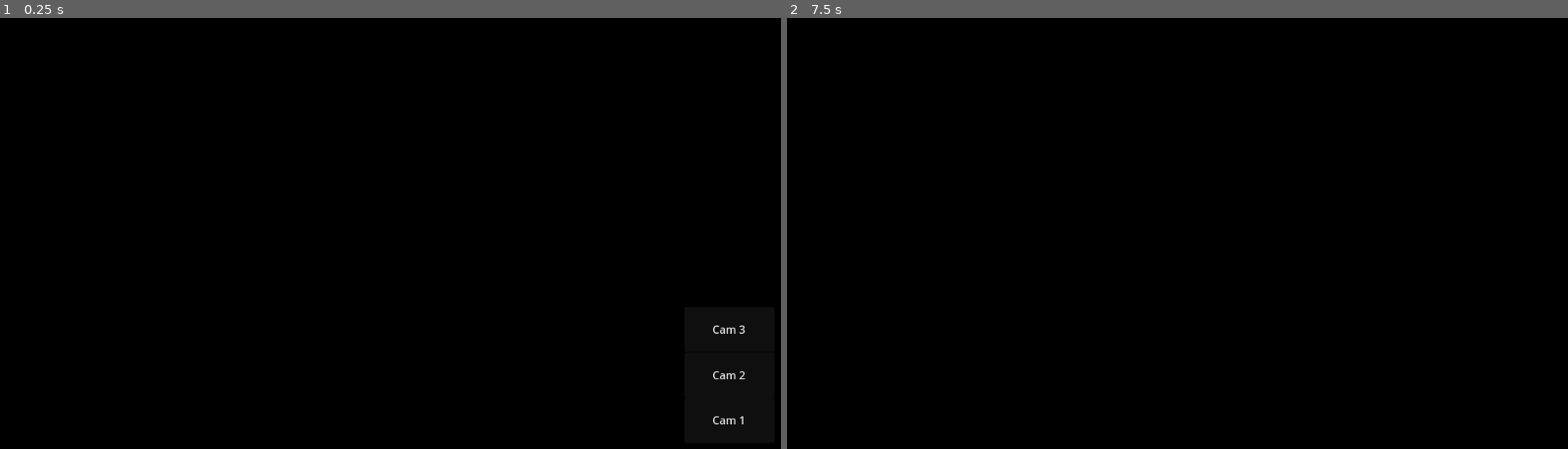
Above: before the commit, frames 1-2 (left to right).
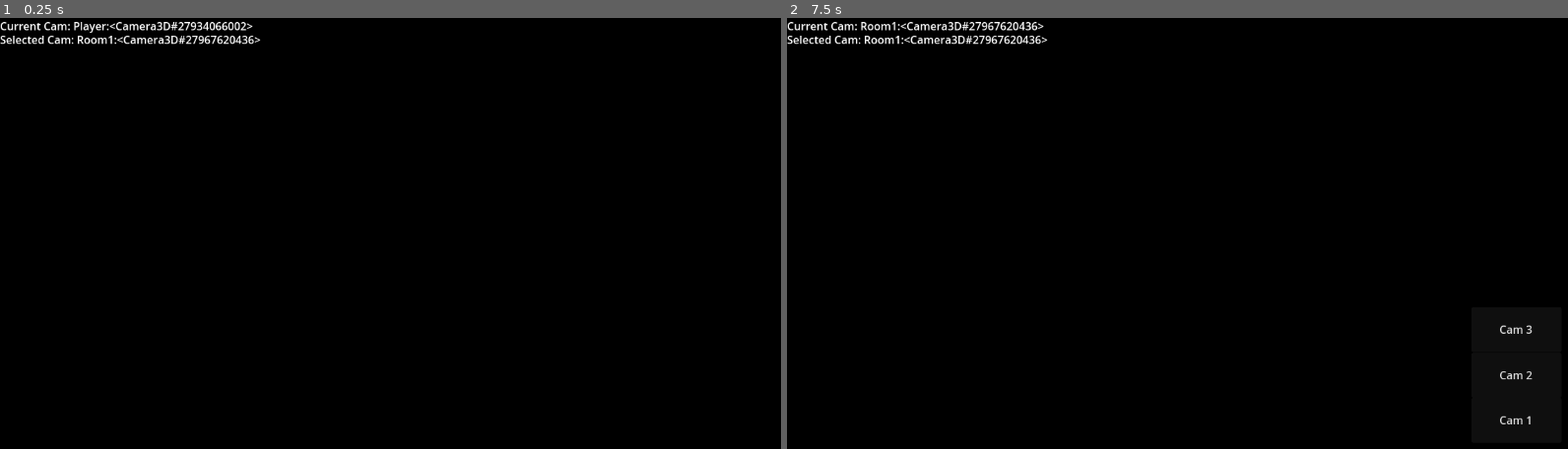
Above: after the commit, the same moments.

Repository: SpookySquid14/camera-system
Game: Godot game, scene res://Scenes/world.tscn
Same seed, same stepped clock (60 frames per second), same inputs: the game is played once before the commit and once after it.
Inputs (mouse positions are in pixels of both pictures, inside the frame that each line leads up to):
- Up to frame 1 (0.25 s): no input
- Up to frame 2 (7.5 s): click (1513, 418) at 0.5 s, where only the run before the commit has a clickable "Cam 1"; click (1513, 375) at 1.25 s, where only the run before the commit has a clickable "Cam 2"; click (1513, 328) at 2 s, where only the run before the commit has a clickable "Cam 3"; click (1513, 418) at 2.75 s, where only the run before the commit has a clickable "Cam 1"; click (1513, 375) at 3.5 s, where only the run before the commit has a clickable "Cam 2"; click (1513, 328) at 4.25 s, where only the run before the commit has a clickable "Cam 3"; click (1513, 418) at 5 s, where only the run before the commit has a clickable "Cam 1"; click (1513, 375) at 5.75 s, where only the run before the commit has a clickable "Cam 2"; click (1513, 328) at 6.5 s, where only the run before the commit has a clickable "Cam 3"; tap Enter at 7.25 s; hold Space (Activate Cameras) from 7.28 s (still down)

The runs differ from the first frame. In frame 1, 0.9% of the frame differs, in the area x 0-96%, y 0-95%; in frame 2, 0.9%.

Commit message:
Created a function for changing the camera

Diff:
--- a/Scenes/world.tscn
+++ b/Scenes/world.tscn
@@ -21,9 +21,10 @@
 albedo_texture = ExtResource("3_fo5ed")
 uv1_triplanar = true
 
-[node name="World" type="Node3D" node_paths=PackedStringArray("current_cam")]
+[node name="World" type="Node3D" node_paths=PackedStringArray("current_cam", "selected_cam")]
 script = ExtResource("4_8j60k")
-current_cam = NodePath("Cameras/Room1")
+current_cam = NodePath("Cameras/Player")
+selected_cam = NodePath("Cameras/Room1")
 
 [node name="Map" type="Node3D" parent="."]
 
@@ -143,6 +144,19 @@
 focus_mode = 0
 text = "Cam 3"
 
+[node name="Debug" type="CanvasLayer" parent="."]
+
+[node name="Current Cam Label" type="Label" parent="Debug"]
+offset_right = 40.0
+offset_bottom = 23.0
+text = "Current Cam: "
+
+[node name="Selected Cam Label" type="Label" parent="Debug"]
+offset_top = 20.0
+offset_right = 104.0
+offset_bottom = 43.0
+text = "Selected Cam: "
+
 [connection signal="pressed" from="CanvasLayer/Button" to="." method="_on_button_pressed"]
 [connection signal="pressed" from="CanvasLayer/Button2" to="." method="_on_button_2_pressed"]
 [connection signal="pressed" from="CanvasLayer/Button3" to="." method="_on_button_3_pressed"]
--- a/Scripts/camera_manager.gd
+++ b/Scripts/camera_manager.gd
@@ -1,9 +1,14 @@
 extends Node3D
 
 var cams = {}
+
 @onready var cameras: Node3D = $Cameras
 @onready var canvas_layer: CanvasLayer = $CanvasLayer
+@onready var current_cam_label: Label = $"Debug/Current Cam Label"
+@onready var selected_cam_label: Label = $"Debug/Selected Cam Label"
+
 @export var current_cam: Camera3D
+@export var selected_cam: Camera3D
 
 # Called when the node enters the scene tree for the first time.
 func _ready() -> void:
@@ -11,8 +16,24 @@
 		if child is Camera3D:
 			cams[child.name.to_lower()] = child
 	print (cams)
+	change_cam(current_cam)
 	pass # Replace with function body.
 
+func change_cam(new_cam: Camera3D) -> void:
+	print("Changing Cameras")
+	if new_cam == cams["player"]:
+		print("Is player")
+		canvas_layer.visible = false
+	elif new_cam != cams["player"]:
+		print("is not player")
+		canvas_layer.visible = true
+		selected_cam = new_cam
+	current_cam = new_cam
+	current_cam_label.text = "Current Cam: " + str(current_cam)
+	selected_cam_label.text = "Selected Cam: " + str(selected_cam)
+	new_cam.current = true
+	print("Camera Changed")
+	pass
 
 # Called every frame. 'delta' is the elapsed time since the previous frame.
 func _process(delta: float) -> void:
@@ -20,27 +41,21 @@
 
 
 func _on_button_pressed() -> void:
-	cams["room1"].current = true
-	current_cam = cams["room1"]
+	change_cam(cams["room1"])
 	pass # Replace with function body.
 
 
 func _on_button_2_pressed() -> void:
-	cams["room2"].current = true
-	current_cam = cams["room2"]
+	change_cam(cams["room2"])
 	pass # Replace with function body.
 
 func _on_button_3_pressed() -> void:
-	cams["room3"].current = true
-	current_cam = cams["room3"]
+	change_cam(cams["room3"])
 	pass # Replace with function body.
 
 func _input(event: InputEvent) -> void:
 	if event.is_action_pressed("Activate Cameras"):
-		print("Cam Change")
 		if cams["player"].current == true:
-			current_cam.current = true
-			canvas_layer.visible = true
+			change_cam(selected_cam)
 		else:
-			cams["player"].current = true
-			canvas_layer.visible = false
+			change_cam(cams["player"])
